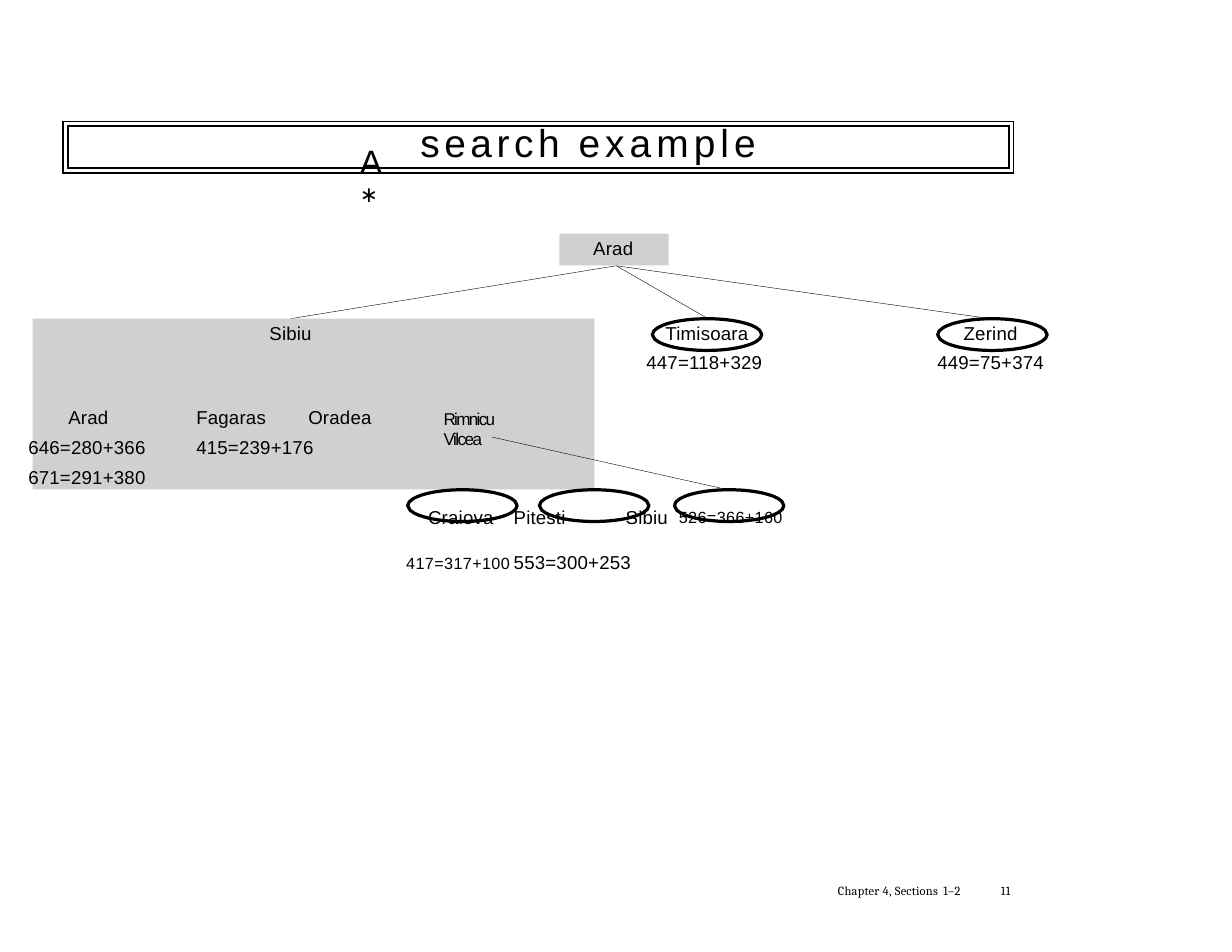
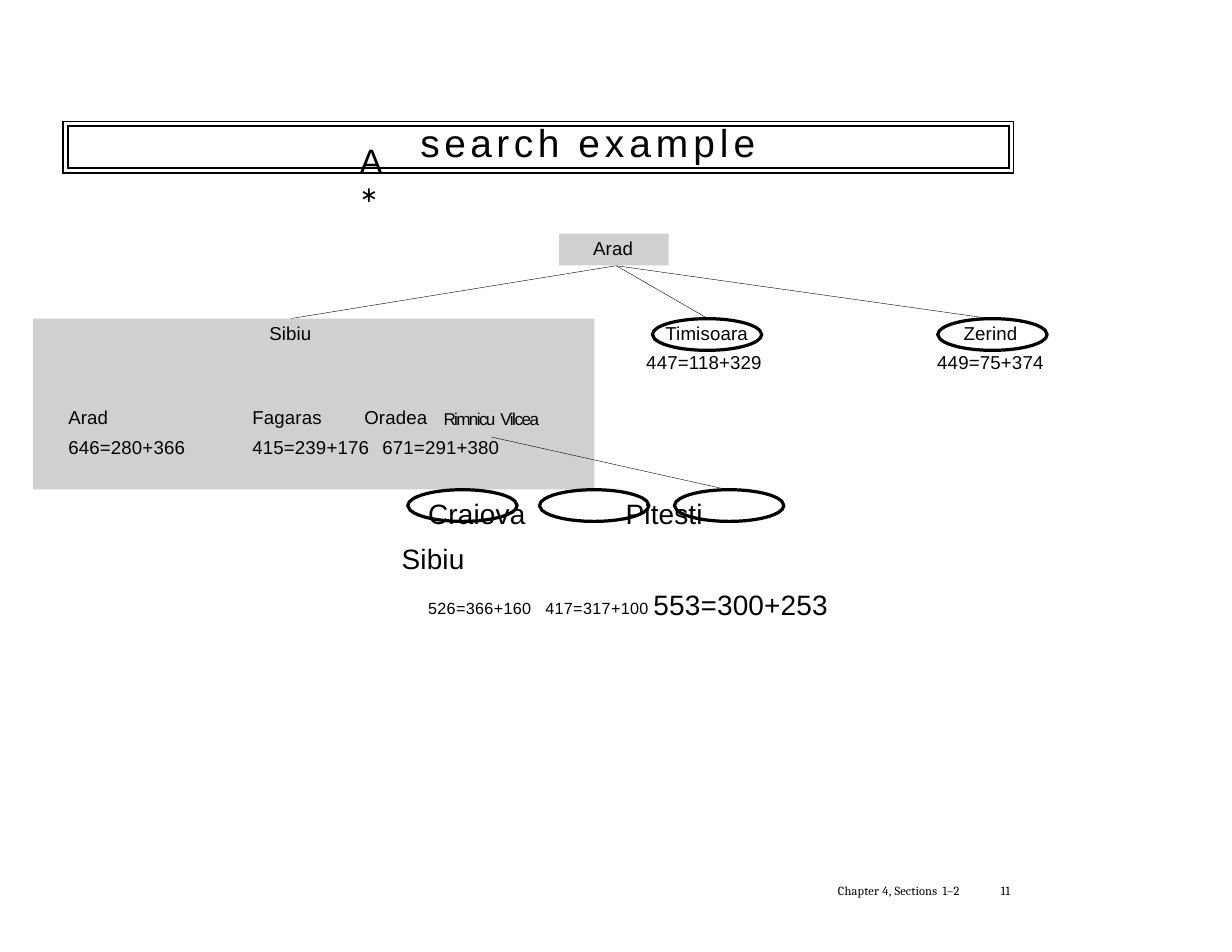
Before and after one commit to tdhock/cs470-570-spring-2023, a slide deck: slide 11 of slides/chapter3.2.pptx. Drawn at 1232x952 pixels with LibreOffice and Linux fonts; fonts in the diff are those of the drawing; grey boxes stand for pictures. Boxes give left, top, right and bottom in pixels: in the first picture for what was removed or moved away, otherwise in the second. Text is boxed around its words. In the diff, an @@ line names an element or a change of style, - is before the commit and + after.

```diff
--- a/slides/chapter3.2.pptx
+++ b/slides/chapter3.2.pptx
@@ text "A∗" at [360,149,382,174]: now subscript, letter spacing -1.6 to -1.5 pt in "A∗" @@
@@ text "search example" at [420,126,755,164]: letter spacing 3 to 2.9 pt in "search" @@
@@ outline #000000 0.25 pt to #000000 0.26 pt; outline redrawn in 3 elements at [291,265,617,318], [616,265,708,318], [616,265,990,318] @@
@@ text at [68,410,499,454]: text changed @@
-Arad Fagaras Oradea 646=280+366 415=239+176 671=291+380
+Arad Fagaras Oradea
+646=280+366 415=239+176 671=291+380
@@ text "Rimnicu Vilcea" rewrapped from [444,412,496,445] to [444,412,539,425] @@
@@ freeform shape at [492,437,730,491]: outline #000000 0.25 pt to #000000 0.26 pt @@
@@ text at [402,502,827,616]: text changed; size 12 to 18 pt @@
-Craiova Pitesti Sibiu 526=366+160 417=317+100 553=300+253
+Craiova Pitesti Sibiu
+526=366+160 417=317+100 553=300+253
@@ outline #000000 2.06 pt to #000000 2.07 pt; outline redrawn in 5 elements at [937,319,1047,351], [653,319,763,351], [408,489,517,521], [540,489,650,521], [674,489,784,521] @@
```
Also in this commit, not shown: 19 other slides changed, 6 other files.
